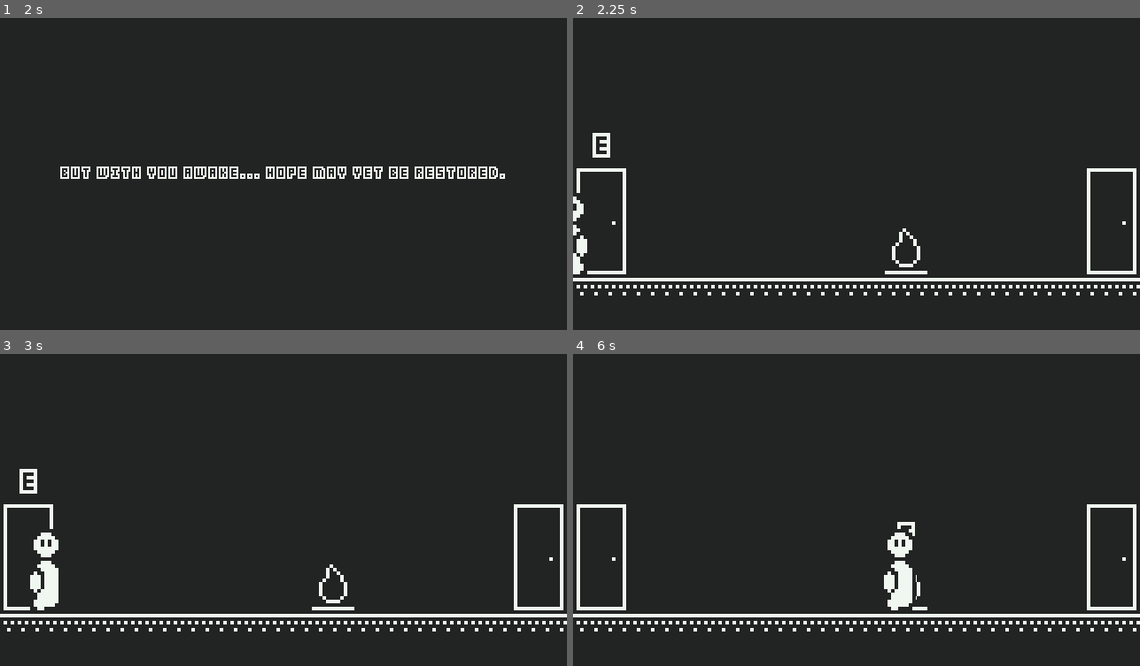
Above: before the commit, frames 1-4 (two rows, left to right).
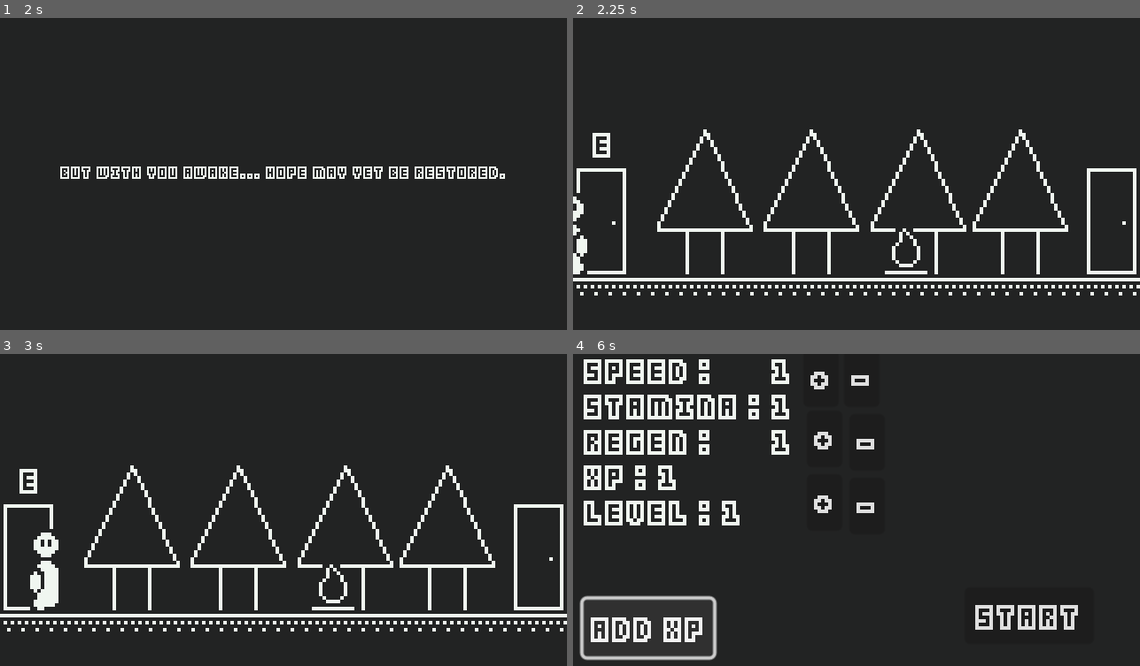
Above: after the commit, the same moments.

Repository: SolarLabyrinth/Lunariel
Game: Godot game, scene res://Scenes/MainMenu.tscn
Two runs of this game, one before a commit and one after it. Both use one fixed random seed, a clock stepped at 60 frames per second and the inputs below.
Inputs (mouse positions are in pixels of both pictures, inside the frame that each line leads up to):
- Up to frame 1 (2 s): click (272, 164) at 0.5 s; tap Enter (ui_accept) at 1.25, 1.52, 1.82 s; move the mouse to (408, 155) at 1.27 s; hold Right (ui_right) from 1.28 s (still down); tap E (sl_interact) at 1.35 s; click (408, 155) at 1.55 s
- Up to frame 2 (2.25 s): move the mouse to (743, 186) at 2.02 s; release Right (ui_right) at 2.03 s; hold Left (ui_left) from 2.03 s (still down); click (743, 186) at 2.1 s
- Up to frame 3 (3 s): tap Enter (ui_accept) at 2.27, 2.3, 2.57, 2.75, 2.85 s; move the mouse to (340, 438) at 2.77 s; release Left (ui_left) at 2.78 s; hold Right (ui_right) from 2.78 s (still down)
- Up to frame 4 (6 s): tap E (sl_interact) at 3.05, 3.6 s; move the mouse to (828, 572) at 3.52 s; tap Enter (ui_accept) at 3.77, 4.07 s; click (828, 572) at 3.8 s; release Right (ui_right) at 4.25 s; click (1026, 616) at 4.25 s, where only the run after the commit has a clickable "Start"; click (1026, 616) at 5 s, where only the run after the commit has a clickable "Start"; click (646, 628) at 5.75 s, where only the run after the commit has a clickable "Add XP"

Frame 1 is identical in both runs. In frame 2, 2.9% of the frame differs, in the area x 14-88%, y 35-83%; in frame 3, 2.9%; in frame 4, 12%, in the area x 0-100%, y 1-99%.

Commit message:
i like big doors

Diff:
--- a/Globals/scene_manager.gd
+++ b/Globals/scene_manager.gd
@@ -15,7 +15,6 @@
 	preload("res://Scenes/Levels/Level6.tscn"),
 	preload("res://Scenes/Levels/Level7.tscn"),
 	preload("res://Scenes/Levels/Level8.tscn"),
-	preload("res://Scenes/Levels/Level9.tscn"),
 ]
 
 func start_typing_test() -> void:
@@ -25,6 +24,6 @@
 func play_intro() -> void:
 	get_tree().change_scene_to_packed(INTRO)
 func show_level(level: int) -> void:
-	if(level >= 1 and level <= 9):
+	if(level >= 1 and level <= levels.size()):
 		world_stats.current_level = level
 		get_tree().change_scene_to_packed(levels[level-1])
--- a/Scenes/Levels/Level1.tscn
+++ b/Scenes/Levels/Level1.tscn
@@ -17,6 +17,8 @@
 
 [node name="Door" parent="." instance=ExtResource("3_auagh")]
 position = Vector2(32, 236)
+target_level_id = 5
+lock = 1
 
 [node name="Door2" parent="." instance=ExtResource("3_auagh")]
 position = Vector2(608, 236)
--- a/Scenes/Levels/Level2.tscn
+++ b/Scenes/Levels/Level2.tscn
@@ -16,10 +16,15 @@
 target_level_id = 1
 
 [node name="Door2" parent="." instance=ExtResource("2_dpmdo")]
-position = Vector2(608, 236)
+position = Vector2(431, 236)
+target_level_id = 7
 
 [node name="Enemy" parent="." instance=ExtResource("3_pf2h0")]
-position = Vector2(385, 268)
+position = Vector2(276, 268)
+
+[node name="Door3" parent="." instance=ExtResource("2_dpmdo")]
+position = Vector2(608, 236)
+target_level_id = 3
 
 [node name="Player" parent="." instance=ExtResource("1_3ey2r")]
-position = Vector2(217, 252)
+position = Vector2(122, 252)
--- a/Scenes/Levels/Level3.tscn
+++ b/Scenes/Levels/Level3.tscn
@@ -1,3 +1,28 @@
-[gd_scene format=3 uid="uid://d3viiet6ymq0c"]
+[gd_scene load_steps=6 format=3 uid="uid://d3viiet6ymq0c"]
+
+[ext_resource type="PackedScene" uid="uid://bvl874wa3nmyj" path="res://Things/floor.tscn" id="1_ws5u3"]
+[ext_resource type="PackedScene" uid="uid://b3ut4j5jl2dct" path="res://Things/Door.tscn" id="2_vlcq0"]
+[ext_resource type="PackedScene" uid="uid://dr71kej45meo" path="res://Things/Enemy.tscn" id="3_satr7"]
+[ext_resource type="PackedScene" uid="uid://c31pd0pwwwyci" path="res://Things/Grace.tscn" id="4_rp4xi"]
+[ext_resource type="PackedScene" uid="uid://bytubugb5uuw3" path="res://Things/Player.tscn" id="5_2fvii"]
 
 [node name="Level3" type="Node2D"]
+
+[node name="Floor" parent="." instance=ExtResource("1_ws5u3")]
+
+[node name="Door" parent="." instance=ExtResource("2_vlcq0")]
+position = Vector2(32, 236)
+target_level_id = 2
+
+[node name="Enemy" parent="." instance=ExtResource("3_satr7")]
+position = Vector2(276, 268)
+
+[node name="Grace" parent="." instance=ExtResource("4_rp4xi")]
+position = Vector2(447, 270)
+
+[node name="Door2" parent="." instance=ExtResource("2_vlcq0")]
+position = Vector2(608, 236)
+target_level_id = 4
+
+[node name="Player" parent="." instance=ExtResource("5_2fvii")]
+position = Vector2(122, 252)
--- a/Scenes/Levels/Level4.tscn
+++ b/Scenes/Levels/Level4.tscn
@@ -1,3 +1,24 @@
-[gd_scene format=3 uid="uid://cbc3q2dhw3060"]
+[gd_scene load_steps=6 format=3 uid="uid://cbc3q2dhw3060"]
+
+[ext_resource type="PackedScene" uid="uid://bvl874wa3nmyj" path="res://Things/floor.tscn" id="1_q8ikv"]
+[ext_resource type="PackedScene" uid="uid://b3ut4j5jl2dct" path="res://Things/Door.tscn" id="2_iclgb"]
+[ext_resource type="PackedScene" uid="uid://dr71kej45meo" path="res://Things/Enemy.tscn" id="3_4b0tf"]
+[ext_resource type="PackedScene" uid="uid://bytubugb5uuw3" path="res://Things/Player.tscn" id="4_280mj"]
+[ext_resource type="PackedScene" uid="uid://dkj31suye1iqr" path="res://Things/Key.tscn" id="5_rrmxv"]
 
 [node name="Level4" type="Node2D"]
+
+[node name="Floor" parent="." instance=ExtResource("1_q8ikv")]
+
+[node name="Door" parent="." instance=ExtResource("2_iclgb")]
+position = Vector2(32, 236)
+target_level_id = 3
+
+[node name="Enemy" parent="." instance=ExtResource("3_4b0tf")]
+position = Vector2(349, 268)
+
+[node name="Key" parent="." instance=ExtResource("5_rrmxv")]
+position = Vector2(584, 268)
+
+[node name="Player" parent="." instance=ExtResource("4_280mj")]
+position = Vector2(122, 252)
--- a/Scenes/Levels/Level5.tscn
+++ b/Scenes/Levels/Level5.tscn
@@ -1,3 +1,28 @@
-[gd_scene format=3 uid="uid://dct08nx4eww2"]
+[gd_scene load_steps=6 format=3 uid="uid://dct08nx4eww2"]
+
+[ext_resource type="PackedScene" uid="uid://bvl874wa3nmyj" path="res://Things/floor.tscn" id="1_fnqni"]
+[ext_resource type="PackedScene" uid="uid://b3ut4j5jl2dct" path="res://Things/Door.tscn" id="2_y8f50"]
+[ext_resource type="PackedScene" uid="uid://dr71kej45meo" path="res://Things/Enemy.tscn" id="3_vqwj0"]
+[ext_resource type="PackedScene" uid="uid://c31pd0pwwwyci" path="res://Things/Grace.tscn" id="4_nvnbx"]
+[ext_resource type="PackedScene" uid="uid://bytubugb5uuw3" path="res://Things/Player.tscn" id="5_d3lse"]
 
 [node name="Level5" type="Node2D"]
+
+[node name="Floor" parent="." instance=ExtResource("1_fnqni")]
+
+[node name="Door" parent="." instance=ExtResource("2_y8f50")]
+position = Vector2(32, 236)
+target_level_id = 6
+
+[node name="Enemy" parent="." instance=ExtResource("3_vqwj0")]
+position = Vector2(376, 268)
+
+[node name="Grace" parent="." instance=ExtResource("4_nvnbx")]
+position = Vector2(204, 270)
+
+[node name="Door2" parent="." instance=ExtResource("2_y8f50")]
+position = Vector2(608, 236)
+target_level_id = 1
+
+[node name="Player" parent="." instance=ExtResource("5_d3lse")]
+position = Vector2(523, 252)
--- a/Scenes/Levels/Level6.tscn
+++ b/Scenes/Levels/Level6.tscn
@@ -1,3 +1,24 @@
-[gd_scene format=3 uid="uid://blul4mhtmi5kh"]
+[gd_scene load_steps=6 format=3 uid="uid://blul4mhtmi5kh"]
+
+[ext_resource type="PackedScene" uid="uid://bvl874wa3nmyj" path="res://Things/floor.tscn" id="1_vfjoj"]
+[ext_resource type="PackedScene" uid="uid://dr71kej45meo" path="res://Things/Enemy.tscn" id="2_wl7bb"]
+[ext_resource type="PackedScene" uid="uid://b3ut4j5jl2dct" path="res://Things/Door.tscn" id="3_exe67"]
+[ext_resource type="PackedScene" uid="uid://dkj31suye1iqr" path="res://Things/Key.tscn" id="4_py58y"]
+[ext_resource type="PackedScene" uid="uid://bytubugb5uuw3" path="res://Things/Player.tscn" id="4_wah20"]
 
 [node name="Level6" type="Node2D"]
+
+[node name="Floor" parent="." instance=ExtResource("1_vfjoj")]
+
+[node name="Enemy" parent="." instance=ExtResource("2_wl7bb")]
+position = Vector2(273, 268)
+
+[node name="Door2" parent="." instance=ExtResource("3_exe67")]
+position = Vector2(608, 236)
+target_level_id = 5
+
+[node name="Key" parent="." instance=ExtResource("4_py58y")]
+position = Vector2(60, 266)
+
+[node name="Player" parent="." instance=ExtResource("4_wah20")]
+position = Vector2(523, 252)
--- a/Scenes/Levels/Level7.tscn
+++ b/Scenes/Levels/Level7.tscn
@@ -1,3 +1,29 @@
-[gd_scene format=3 uid="uid://ek8v7sefc2lb"]
+[gd_scene load_steps=6 format=3 uid="uid://ek8v7sefc2lb"]
+
+[ext_resource type="PackedScene" uid="uid://bvl874wa3nmyj" path="res://Things/floor.tscn" id="1_xqdbe"]
+[ext_resource type="PackedScene" uid="uid://b3ut4j5jl2dct" path="res://Things/Door.tscn" id="2_p35qo"]
+[ext_resource type="PackedScene" uid="uid://dr71kej45meo" path="res://Things/Enemy.tscn" id="3_b7q7x"]
+[ext_resource type="PackedScene" uid="uid://c31pd0pwwwyci" path="res://Things/Grace.tscn" id="4_0q1b7"]
+[ext_resource type="PackedScene" uid="uid://bytubugb5uuw3" path="res://Things/Player.tscn" id="5_546ek"]
 
 [node name="Level7" type="Node2D"]
+
+[node name="Floor" parent="." instance=ExtResource("1_xqdbe")]
+
+[node name="Door" parent="." instance=ExtResource("2_p35qo")]
+position = Vector2(32, 236)
+target_level_id = 2
+
+[node name="Enemy" parent="." instance=ExtResource("3_b7q7x")]
+position = Vector2(276, 268)
+
+[node name="Grace" parent="." instance=ExtResource("4_0q1b7")]
+position = Vector2(447, 270)
+
+[node name="Door2" parent="." instance=ExtResource("2_p35qo")]
+position = Vector2(608, 236)
+target_level_id = 8
+lock = 2
+
+[node name="Player" parent="." instance=ExtResource("5_546ek")]
+position = Vector2(122, 252)
--- a/Scenes/Levels/Level8.tscn
+++ b/Scenes/Levels/Level8.tscn
@@ -1,3 +1,20 @@
-[gd_scene format=3 uid="uid://bxbtrpv4tcxbt"]
+[gd_scene load_steps=5 format=3 uid="uid://bxbtrpv4tcxbt"]
+
+[ext_resource type="PackedScene" uid="uid://bvl874wa3nmyj" path="res://Things/floor.tscn" id="1_i801v"]
+[ext_resource type="PackedScene" uid="uid://b3ut4j5jl2dct" path="res://Things/Door.tscn" id="2_mj0e3"]
+[ext_resource type="PackedScene" uid="uid://dr71kej45meo" path="res://Things/Enemy.tscn" id="3_upc2u"]
+[ext_resource type="PackedScene" uid="uid://bytubugb5uuw3" path="res://Things/Player.tscn" id="4_gx8dn"]
 
 [node name="Level8" type="Node2D"]
+
+[node name="Floor" parent="." instance=ExtResource("1_i801v")]
+
+[node name="Door" parent="." instance=ExtResource("2_mj0e3")]
+position = Vector2(32, 236)
+target_level_id = 7
+
+[node name="Enemy" parent="." instance=ExtResource("3_upc2u")]
+position = Vector2(349, 268)
+
+[node name="Player" parent="." instance=ExtResource("4_gx8dn")]
+position = Vector2(122, 252)
--- a/Scenes/Levels/Level9.tscn
+++ /dev/null
@@ -1,3 +0,0 @@
-[gd_scene format=3 uid="uid://f8yopxguirtu"]
-
-[node name="Level9" type="Node2D"]
--- a/Things/enemy.gd
+++ b/Things/enemy.gd
@@ -1,4 +1,6 @@
 class_name Enemy extends Node2D
+
+@export var enemy_id := 0
 
 func _on_area_2d_area_entered(_area: Area2D) -> void:
 	SceneManager.start_typing_test()
--- a/Things/floor.tscn
+++ b/Things/floor.tscn
@@ -1,12 +1,38 @@
-[gd_scene load_steps=3 format=3 uid="uid://bvl874wa3nmyj"]
+[gd_scene load_steps=4 format=3 uid="uid://bvl874wa3nmyj"]
 
 [ext_resource type="Texture2D" uid="uid://6x75b45f4vsp" path="res://Assets/main-spritesheet.png" id="1_elvnv"]
+
+[sub_resource type="AtlasTexture" id="AtlasTexture_rsf1c"]
+atlas = ExtResource("1_elvnv")
+region = Rect2(0, 36, 29, 44)
 
 [sub_resource type="AtlasTexture" id="AtlasTexture_mtx85"]
 atlas = ExtResource("1_elvnv")
 region = Rect2(0, 96, 160, 16)
 
-[node name="Floor" type="Sprite2D"]
+[node name="Node2D" type="Node2D"]
+
+[node name="Tree" type="Sprite2D" parent="."]
+position = Vector2(149, 216)
+scale = Vector2(4, 4)
+texture = SubResource("AtlasTexture_rsf1c")
+
+[node name="Tree2" type="Sprite2D" parent="."]
+position = Vector2(269, 216)
+scale = Vector2(4, 4)
+texture = SubResource("AtlasTexture_rsf1c")
+
+[node name="Tree3" type="Sprite2D" parent="."]
+position = Vector2(390, 216)
+scale = Vector2(4, 4)
+texture = SubResource("AtlasTexture_rsf1c")
+
+[node name="Tree4" type="Sprite2D" parent="."]
+position = Vector2(505, 216)
+scale = Vector2(4, 4)
+texture = SubResource("AtlasTexture_rsf1c")
+
+[node name="Floor" type="Sprite2D" parent="."]
 position = Vector2(320, 328)
 scale = Vector2(4, 4)
 texture = SubResource("AtlasTexture_mtx85")
